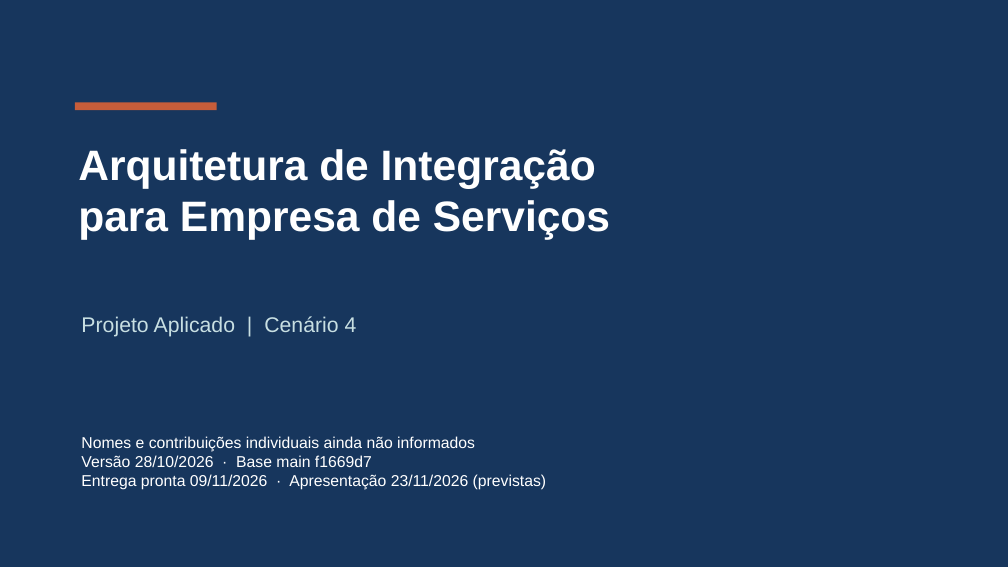
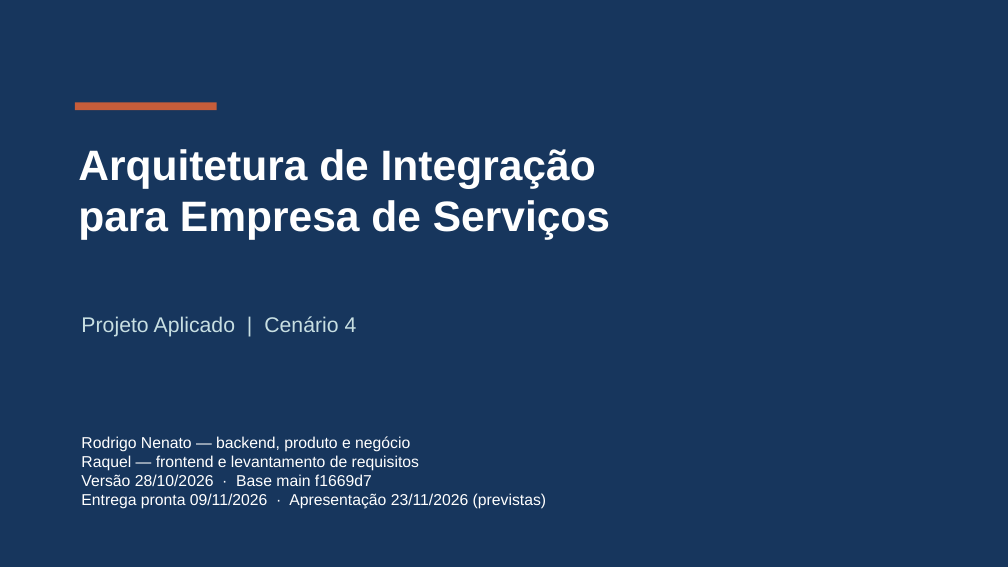
Before and after one commit to Roger-Quinelato/projetoAplicado7, a slide deck: slide 1 of output/Apresentacao_Cenario_4.pptx. Drawn at 1008x567 pixels with LibreOffice and Linux fonts; fonts in the diff are those of the drawing. Boxes give left, top, right and bottom in pixels: in the first picture for what was removed or moved away, otherwise in the second. Text is boxed around its words. In the diff, an @@ line names an element or a change of style, - is before the commit and + after.

```diff
--- a/output/Apresentacao_Cenario_4.pptx
+++ b/output/Apresentacao_Cenario_4.pptx
@@ text at (x1=81, y1=436, x2=419, y2=471): text changed @@
-Nomes e contribuições individuais ainda não informados
+Rodrigo Nenato — backend, produto e negócio
+Raquel — frontend e levantamento de requisitos
```
Also in this commit, not shown: 4 other slides changed, 20 other files.
